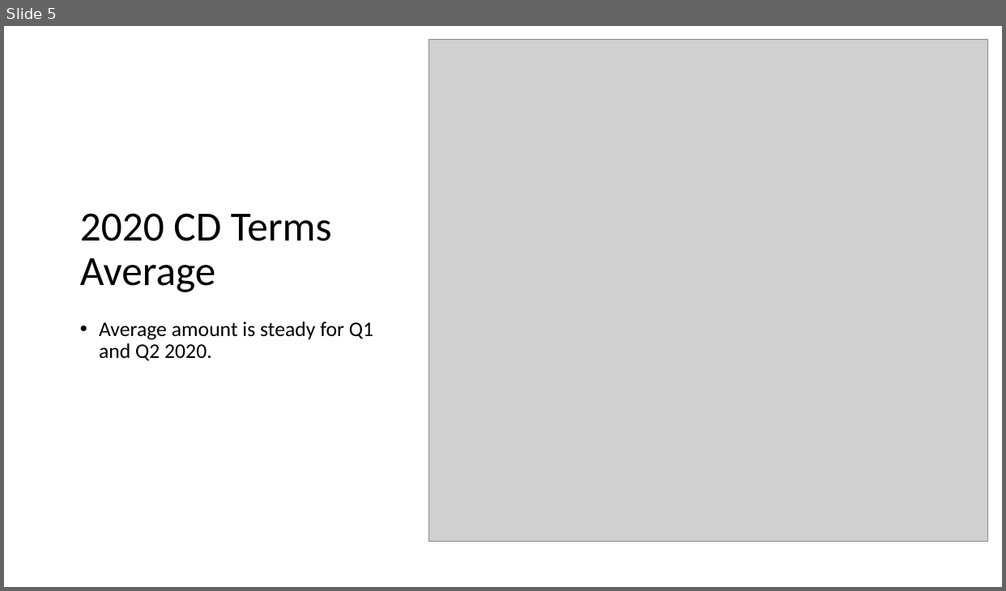
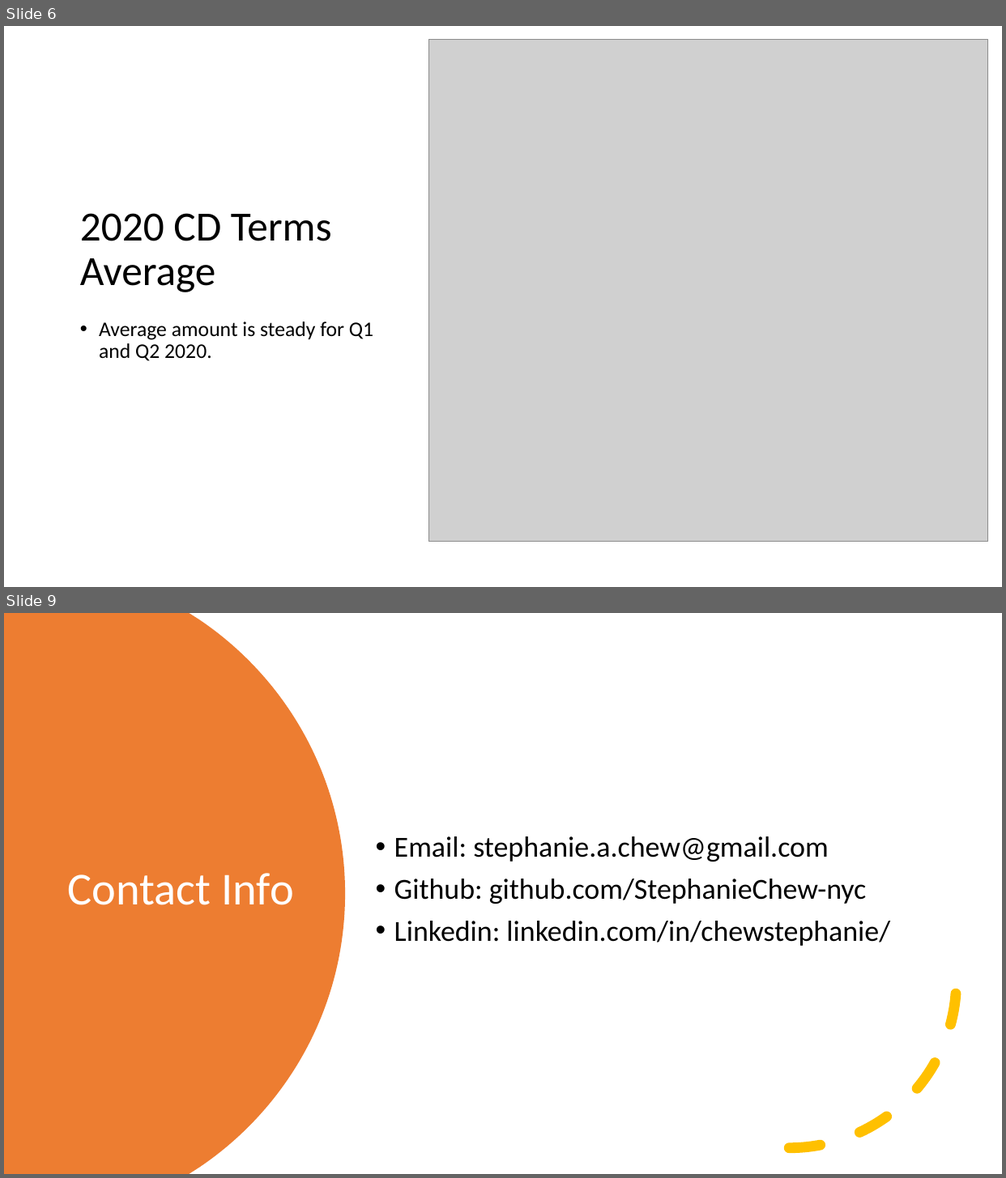
Before and after one commit to StephanieChew-nyc/Stephanie_Chew_Capstone_4, a slide deck: Stephanie_Chew_Capstone_4.pptx. Shown one above the other, each under a label of ours: slide 5 before the commit, slides 6 and 9 after it; the slides between them are not shown. The pictures are 1006x591 and 1006x1178 pixels, drawn with LibreOffice and Linux fonts; fonts in the diff are those of the drawing; grey boxes stand for pictures. Boxes give left, top, right and bottom in pixels: in the first picture for what was removed or moved away, otherwise in the second. Text is boxed around its words. In the diff, an @@ line names an element or a change of style, - is before the commit and + after.

```diff
--- a/Stephanie_Chew_Capstone_4.pptx
+++ b/Stephanie_Chew_Capstone_4.pptx
@@ slide 9 added at (4, 613, 1002, 1174), background #FFFFFF @@
@@ freeform shape added at (4, 613, 345, 1174), fill #ED7D31 @@
@@ arc (boxed as its full ellipse) added at (622, 815, 957, 1149), outline #FFC000 10 pt dashed @@
@@ text added at (394, 837, 890, 946), 28 pt, text #000000 @@
+• Email: stephanie.a.chew@gmail.com
+• Github: github.com/StephanieChew-nyc
+• Linkedin: linkedin.com/in/chewstephanie/
@@ title added at (68, 873, 293, 905), 44 pt, text #FFFFFF @@
+Contact Info
@@ what was slide 5 is now slide 6 @@
```
Also in this commit, not shown: 3 slides changed, 2 other slides added, 2 other files.
